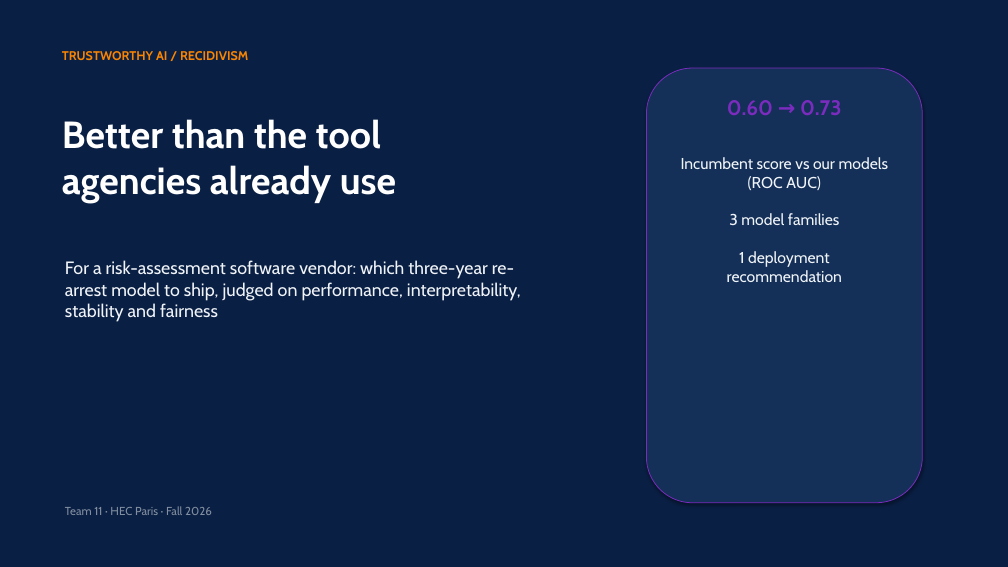
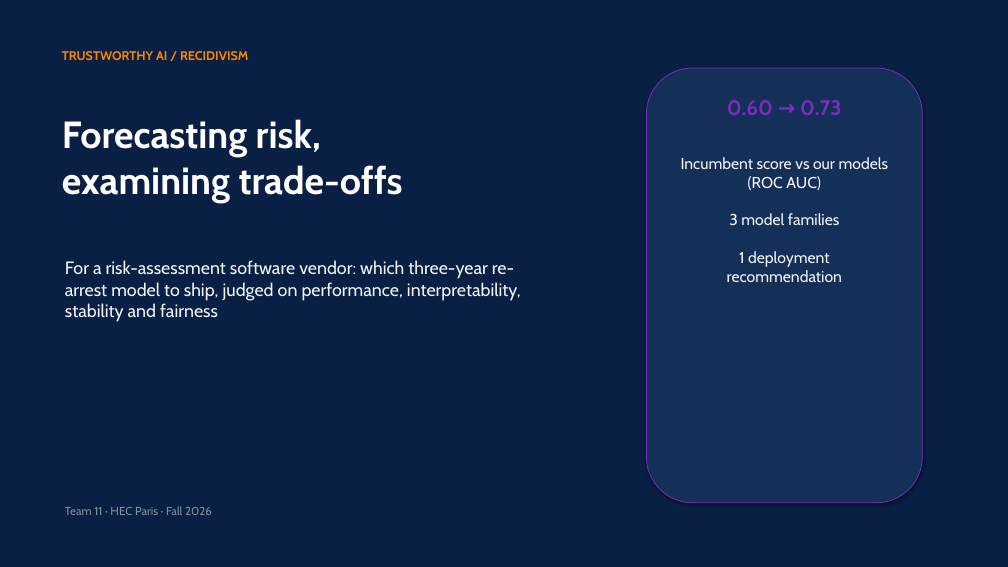
Before and after one commit to RyanBalech/recidivism-forecasting-analysis, a slide deck: slide 1 of reports/ISAF_Recidivism_Presentation.pptx. Drawn at 1008x567 pixels with LibreOffice and Linux fonts; fonts in the diff are those of the drawing. Boxes give left, top, right and bottom in pixels: in the first picture for what was removed or moved away, otherwise in the second. Text is boxed around its words. In the diff, an @@ line names an element or a change of style, - is before the commit and + after.

```diff
--- a/reports/ISAF_Recidivism_Presentation.pptx
+++ b/reports/ISAF_Recidivism_Presentation.pptx
@@ text at box(62, 119, 403, 203): text changed @@
-Better than the tool
-agencies already use
+Forecasting risk,
+examining trade-offs
```
Also in this commit, not shown: 12 other slides changed, 48 other files.
